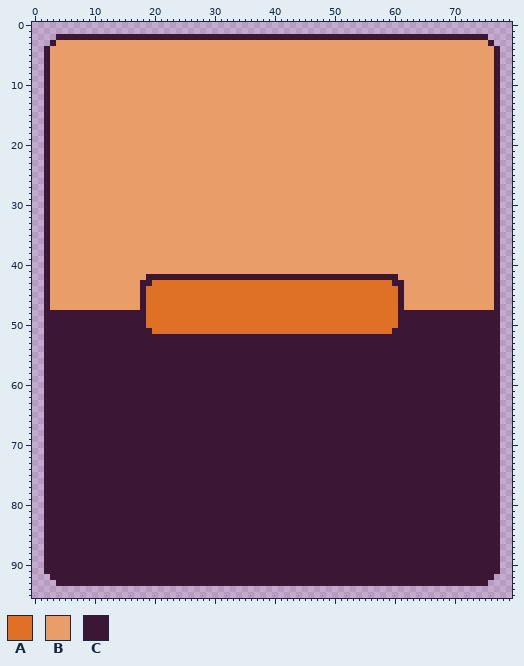
Two states of a pixel-art file, src/assets/cards/cards.aseprite. The picture above is the old version.
80x96 pixels, 1 frame.
Palette (. is transparent): A #df7126  B #e99d69  C #3b1735
The result:
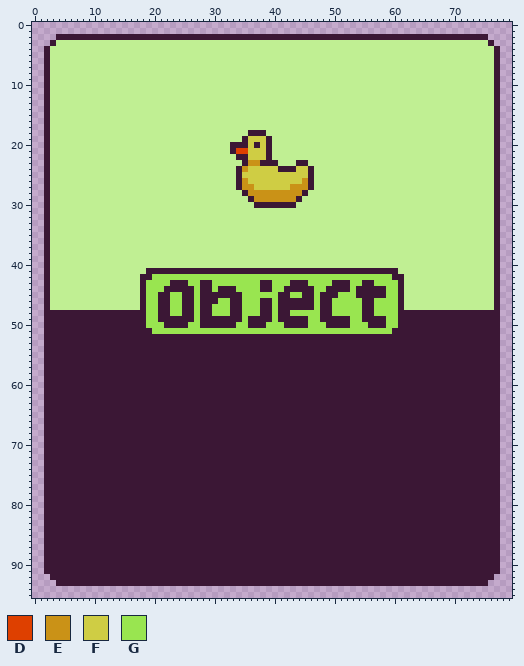
Colours new in this view: D #de4000  E #ca9217  F #cfcd44  G #99e550
Edits made:
layer "green" now shown
layer "duck" added
@@ palette @@
-B #e99d69
+B #c0ef93
--- layers "duck", "green"
@@ x 31..48 @@
 17 BBBBBBBBBBBBBBBBBB
-18 BBBBBBBBBBBBBBBBBB
-19 BBBBBBBBBBBBBBBBBB
-20 BBBBBBBBBBBBBBBBBB
-21 BBBBBBBBBBBBBBBBBB
-22 BBBBBBBBBBBBBBBBBB
-23 BBBBBBBBBBBBBBBBBB
-24 BBBBBBBBBBBBBBBBBB
-25 BBBBBBBBBBBBBBBBBB
-26 BBBBBBBBBBBBBBBBBB
-27 BBBBBBBBBBBBBBBBBB
-28 BBBBBBBBBBBBBBBBBB
-29 BBBBBBBBBBBBBBBBBB
-30 BBBBBBBBBBBBBBBBBB
+18 BBBBBCCCBBBBBBBBBB
+19 BBBBCFFFCBBBBBBBBB
+20 BBCCCFCFCBBBBBBBBB
+21 BBCDDFFFCBBBBBBBBB
+22 BBBCCFFFCBBBBBBBBB
+23 BBBBCEECCCBBBCCBBB
+24 BBBCEFFFFFCCCFFCBB
+25 BBBCFFFFFFFFFFFCBB
+26 BBBCEFFFFFFFFFECBB
+27 BBBCEEFFFFFFEEECBB
+28 BBBBCEEEEEEEEECBBB
+29 BBBBBCEEEEEEECBBBB
+30 BBBBBBCCCCCCCBBBBB
 31 BBBBBBBBBBBBBBBBBB
@@ x 16..63 @@
 40 BBBBBBBBBBBBBBBBBBBBBBBBBBBBBBBBBBBBBBBBBBBBBBBB
-41 BBBBBBBBBBBBBBBBBBBBBBBBBBBBBBBBBBBBBBBBBBBBBBBB
-42 BBBCCCCCCCCCCCCCCCCCCCCCCCCCCCCCCCCCCCCCCCCCCBBB
-43 BBCCAAAAAAAAAAAAAAAAAAAAAAAAAAAAAAAAAAAAAAAACCBB
-44 BBCAAAAAAAAAAAAAAAAAAAAAAAAAAAAAAAAAAAAAAAAAACBB
-45 BBCAAAAAAAAAAAAAAAAAAAAAAAAAAAAAAAAAAAAAAAAAACBB
-46 BBCAAAAAAAAAAAAAAAAAAAAAAAAAAAAAAAAAAAAAAAAAACBB
-47 BBCAAAAAAAAAAAAAAAAAAAAAAAAAAAAAAAAAAAAAAAAAACBB
-48 CCCAAAAAAAAAAAAAAAAAAAAAAAAAAAAAAAAAAAAAAAAAACCC
-49 CCCAAAAAAAAAAAAAAAAAAAAAAAAAAAAAAAAAAAAAAAAAACCC
-50 CCCAAAAAAAAAAAAAAAAAAAAAAAAAAAAAAAAAAAAAAAAAACCC
-51 CCCCAAAAAAAAAAAAAAAAAAAAAAAAAAAAAAAAAAAAAAAACCCC
+41 BBBCCCCCCCCCCCCCCCCCCCCCCCCCCCCCCCCCCCCCCCCCCBBB
+42 BBCCGGGGGGGGGGGGGGGGGGGGGGGGGGGGGGGGGGGGGGGGCCBB
+43 BBCGGGGCCCGGCCGGGGGGGGCCGGGCCCGGGGCCCGGCCGGGGCBB
+44 BBCGGGCCCCCGCCGCCCGGGGCCGGCCCCCGGCCCCGCCCCCGGCBB
+45 BBCGGCCGGCCGCCCCCCCGGGGGGCCGGCCGCCCGGGCCCCCGGCBB
+46 BBCGGCCGGCCGCCCGGCCGGGCCGCCCCCCGCCGGGGGCCGGGGCBB
+47 BBCGGCCGGCCGCCGGGCCGGGCCGCCCCCCGCCGGGGGCCGGGGCBB
+48 CCCGGCCGGCCGCCGGGCCGGGCCGCCGGGGGCCGGGGGCCGGGGCCC
+49 CCCGGCCCCCCGCCCCCCCGCCCCGCCCCCGGCCCCCGGCCCCGGCCC
+50 CCCGGGCCCCGGCCCCCCGGCCCGGGCCCCGGGCCCCGGGCCCGGCCC
+51 CCCCGGGGGGGGGGGGGGGGGGGGGGGGGGGGGGGGGGGGGGGGCCCC
 52 CCCCCCCCCCCCCCCCCCCCCCCCCCCCCCCCCCCCCCCCCCCCCCCC
